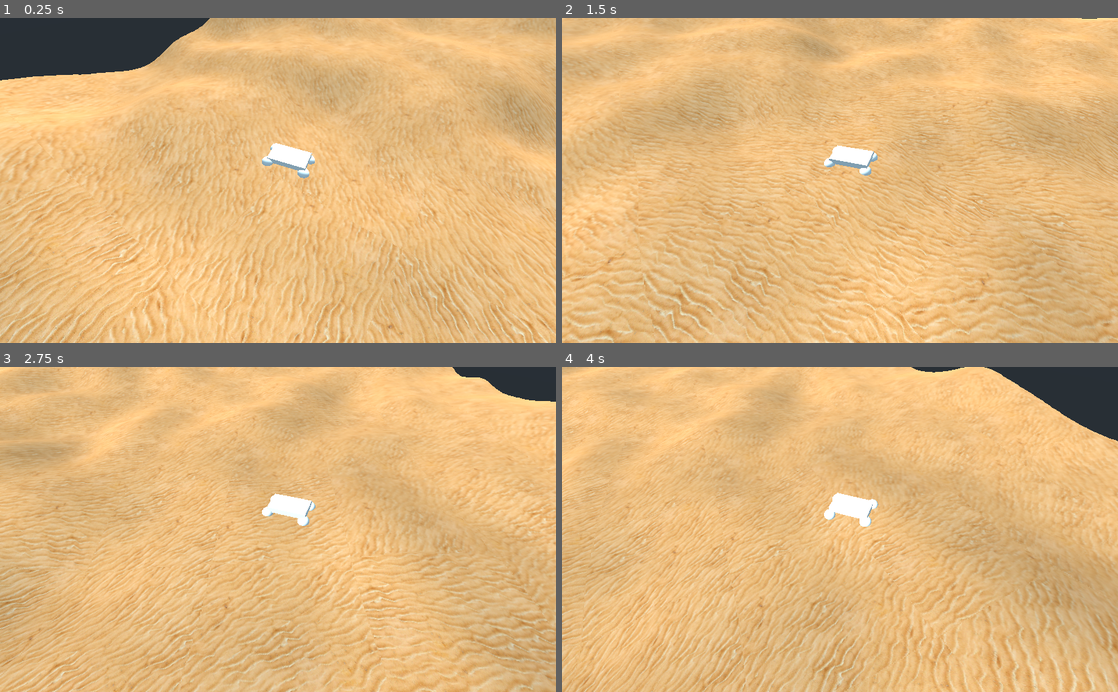
Above: before the commit, frames 1-4 (two rows, left to right).
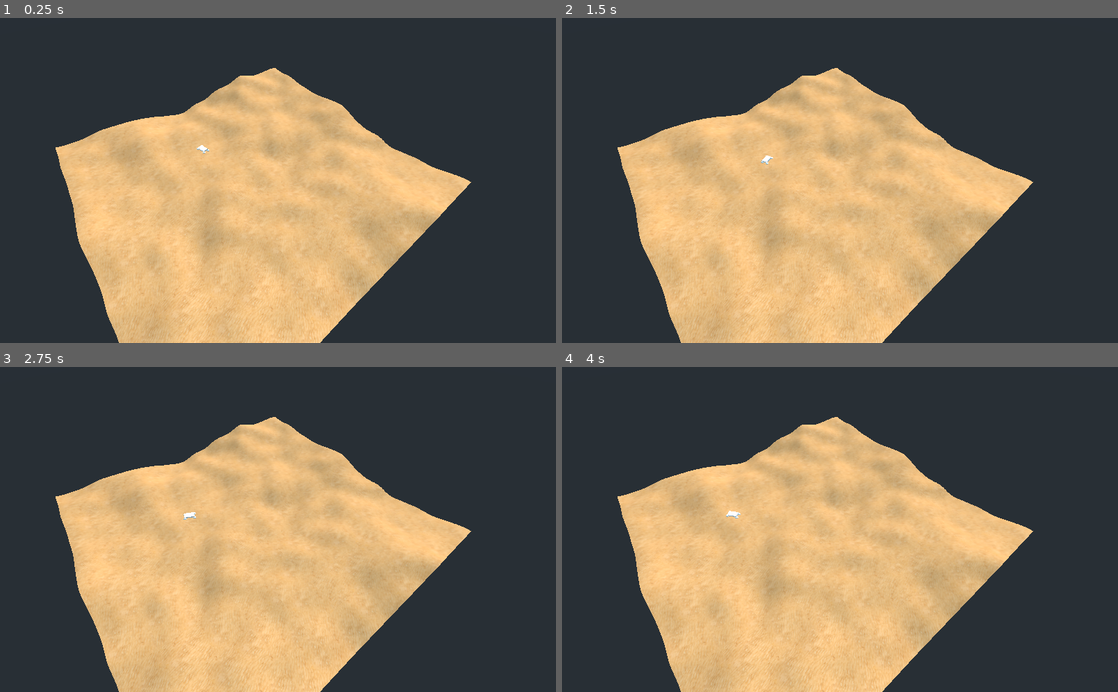
Above: after the commit, the same moments.

Repository: RealmHost002/game_about_desert_and_corovans
Game: Godot game, scene res://main.tscn
The game is run twice, just before and just after one commit, with the same random seed, the same clock (stepped at 60 frames per second) and the same inputs.
Inputs (mouse positions are in pixels of both pictures, inside the frame that each line leads up to):
- Up to frame 1 (0.25 s): no input
- Up to frame 2 (1.5 s): move the mouse to (962, 164) at 0.52 s; hold 1 (TEST_BUTTON_1) 0.53-1.28 s; click (962, 164) at 0.67 s; move the mouse to (728, 196) at 1.27 s; tap 1 (TEST_BUTTON_1) at 1.35 s; click (728, 196) at 1.42 s
- Up to frame 3 (2.75 s): move the mouse to (333, 458) at 2.02 s; hold 1 (TEST_BUTTON_1) from 2.03 s (still down); click (333, 458) at 2.17 s
- Up to frame 4 (4 s): move the mouse to (812, 594) at 2.77 s; release 1 (TEST_BUTTON_1) at 2.78 s; tap 1 (TEST_BUTTON_1) at 2.85 s; click (812, 594) at 2.92 s; move the mouse to (1006, 578) at 3.52 s; hold 1 (TEST_BUTTON_1) from 3.53 s (still down); click (1006, 578) at 3.67 s

The runs differ from the first frame. In frame 1, 64% of the frame differs, in the area x 0-100%, y 0-100%; in frame 2, 70%; in frame 3, 69%; in frame 4, 67%.

Commit message:
1

Diff:
--- a/BGMASTER.gd
+++ b/BGMASTER.gd
@@ -5,6 +5,7 @@
 
 # Called when the node enters the scene tree for the first time.
 func _ready():
+	get_node("StepTimer").wait_time = constants.step_time
 #	for node in get_node("../cars").get_children():
 #		node.set_process(false)
 	pass # Replace with function body.
--- a/car.gd
+++ b/car.gd
@@ -84,7 +84,7 @@
 	var c = 0
 	while (p - destination).length() > 0.1:
 		var m = MeshInstance.new()
-		if c < 20:
+		if c < 10 * constants.step_time:
 			m.mesh = load("res://new_cubemesh_green.tres")
 		else:
 			m.mesh = load("res://new_cubemesh.tres")
--- /dev/null
+++ b/constants.gd
@@ -0,0 +1,14 @@
+extends Node
+
+
+var step_time = 10.0
+
+
+# Called when the node enters the scene tree for the first time.
+func _ready():
+	pass # Replace with function body.
+
+
+# Called every frame. 'delta' is the elapsed time since the previous frame.
+#func _process(delta):
+#	pass
--- a/main.tscn
+++ b/main.tscn
@@ -25,6 +25,7 @@
 
 [node name="Camera" type="Camera" parent="."]
 transform = Transform( 0.782652, 0.47899, -0.397524, 0, 0.638633, 0.769511, 0.62246, -0.602259, 0.499828, 4.75534, 13.2618, 19.6715 )
+current = true
 
 [node name="StaticBody" type="StaticBody" parent="."]
 
@@ -43,7 +44,6 @@
 
 [node name="Camera2" type="Camera" parent="cars/Spatial"]
 transform = Transform( 3.68222, 7.15444, -5.93761, 0, 6.38633, 7.69511, 9.29738, -2.83351, 2.35159, -27.069, 27.9106, 8.6294 )
-current = true
 
 [node name="BGMASTER" type="Spatial" parent="."]
 script = ExtResource( 4 )
--- a/project.godot
+++ b/project.godot
@@ -19,6 +19,10 @@
 run/main_scene="res://main.tscn"
 config/icon="res://icon.png"
 
+[autoload]
+
+constants="*res://constants.gd"
+
 [display]
 
 window/stretch/mode="viewport"
